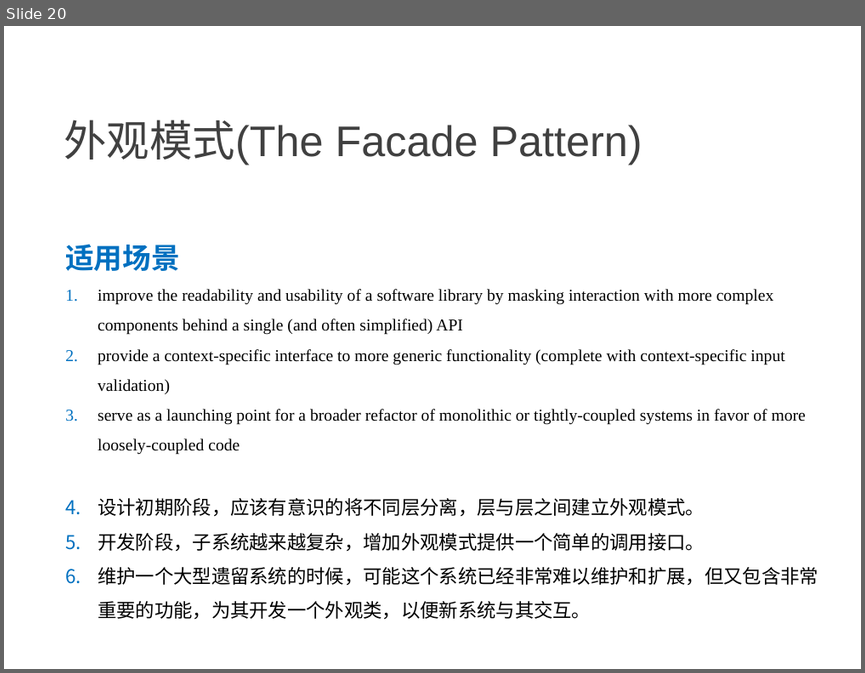
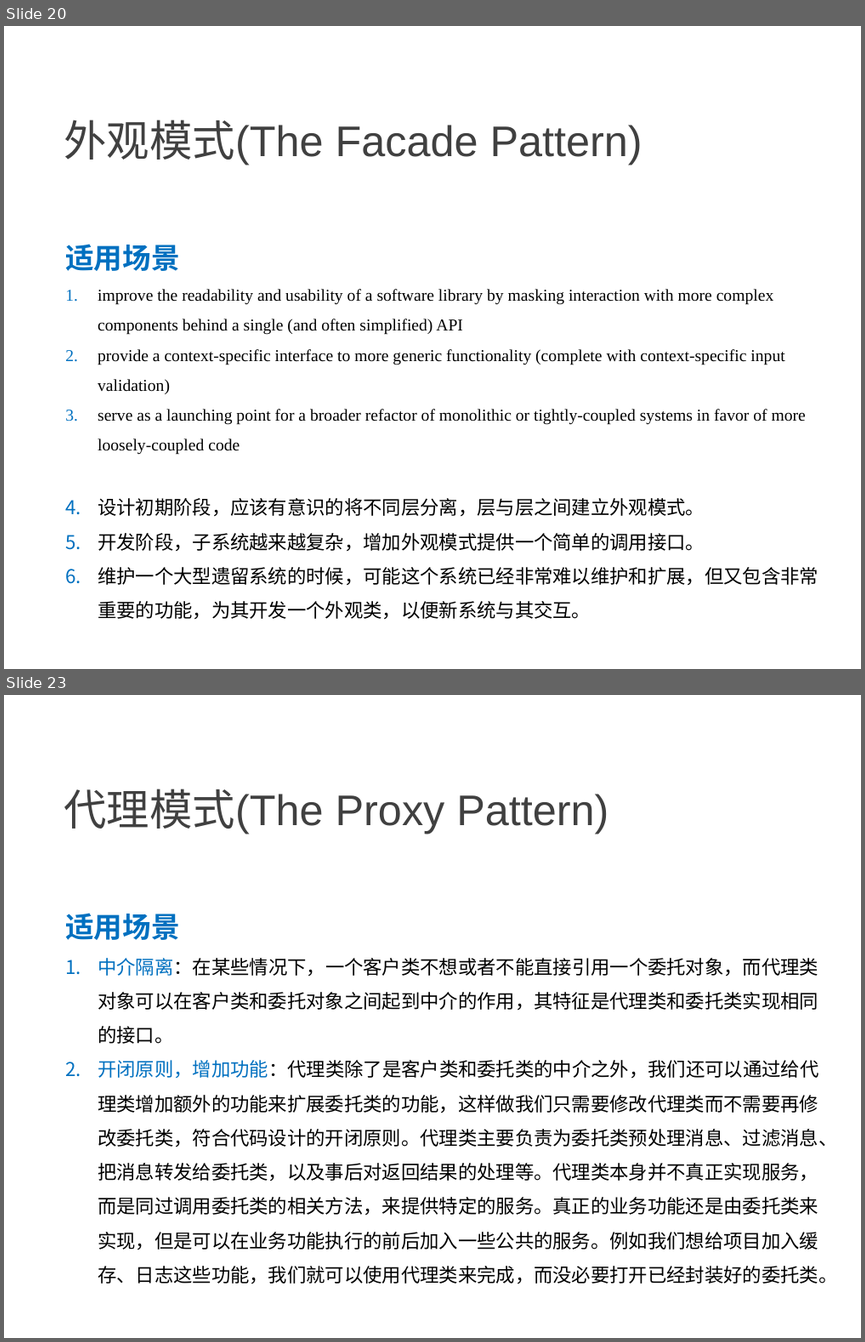
Before and after one commit to NewGr8Player/My-PPT, a slide deck: Design pattern/3.设计模式-结构型模式.pptx. Shown one above the other, each under a label of ours: slide 20 before the commit, slides 20 and 23 after it; the slides between them are not shown. The pictures are 865x673 and 865x1342 pixels, drawn with LibreOffice and Linux fonts; fonts in the diff are those of the drawing. Boxes give left, top, right and bottom in pixels: in the first picture for what was removed or moved away, otherwise in the second. Text is boxed around its words. In the diff, an @@ line names an element or a change of style, - is before the commit and + after.

Commit message:
Add     - 代理模式     - 桥接模式     - 享元模式

```diff
--- a/Design pattern/3.设计模式-结构型模式.pptx
+++ b/Design pattern/3.设计模式-结构型模式.pptx
@@ slide 23 added at (4, 695, 861, 1338), background #FFFFFF @@
@@ text added at (64, 789, 608, 834), 36 pt, text #404040 @@
+代理模式(The Proxy Pattern)
@@ text added at (65, 913, 837, 1284), 16 pt, text #000000 @@
+适用场景
+1. 中介隔离：在某些情况下，一个客户类不想或者不能直接引用一个委托对象，而代理类对象可以在客户类和委托对象之间起到中介的作用，其特征是代理类和委托类实现相同的接口。
+2. 开闭原则，增加功能：代理类除了是客户类和委托类的中介之外，我们还可以通过给代理类增加额外的功能来扩展委托类的功能，这样做我们只需要修改代理类而不需要再修改委托类，符合代码设计的开闭原则。代理类主要负责为委托类预处理消息、过滤消息、把消息转发给委托类，以及事后对返回结果的处理等。代理类本身并不真正实现服务，而是同过调用委托类的相关方法，来提供特定的服务。真正的业务功能还是由委托类来实现，但是可以在业务功能执行的前后加入一些公共的服务。例如我们想给项目加入缓存、日志这些功能，我们就可以使用代理类来完成，而没必要打开已经封装好的委托类。
```
Also in this commit, not shown: 12 other slides added.
